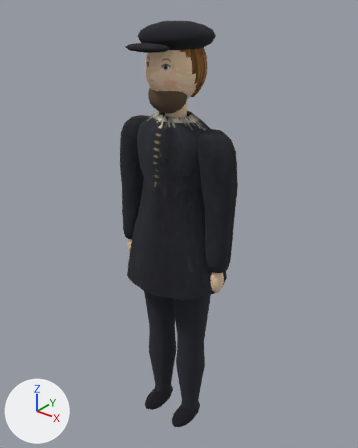
One commit to the glTF model turner/models/driver.glb: the scene before it, then after it.
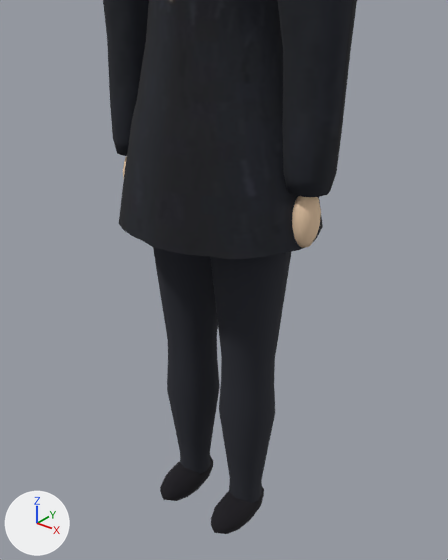
There are two pictures of each version: one whole from a camera (50 mm lens) standing at (1.028, -1.263, 1.694) and looking at (-0.015, 0.041, 0.885), one close up from a camera (50 mm lens) standing at (0.699, -0.854, 1.108) and looking at (0.065, -0.061, 0.617). Lighting does not change. The marker at lower left points along +X, +Y and +Z. The last two pictures show the newer version. Vertices at exactly the same position are counted once.

Objects in the first close-up: 'driver'.
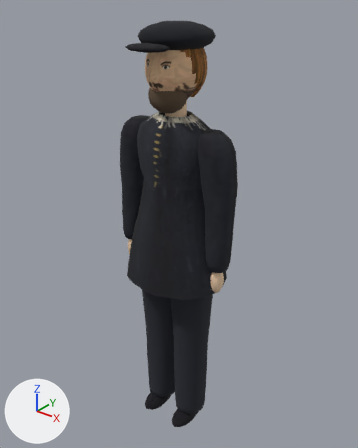
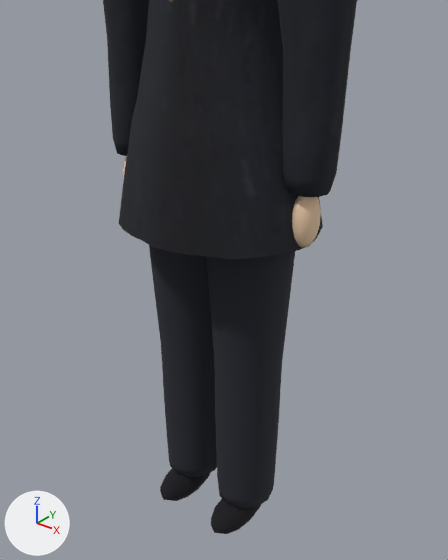
The change in detail:
Material 'trousers' (mat_trousers) is new.
Its base color is (0.0189, 0.021, 0.0303) (dark grey #252831).
Its roughness is 1.0.
me_driver is used by ob_driver; location (0.0, 0.0, 0.0).
me_driver had 3008 vertices, 5848 faces and spanned x -0.25..0.25, y -0.18..0.18, z 0.01..1.59.
me_driver now has 3228 vertices, 6280 faces and spans x -0.25..0.25, y -0.18..0.18, z 0.01..1.59.
me_driver part 1: a new loose piece of 110 vertices spanning x -0.01..0.16, y -0.09..0.09, z 0.07..0.78, in mat_trousers (dark grey #252831).
me_driver part 2: a new loose piece of 110 vertices spanning x -0.16..0.01, y -0.09..0.09, z 0.07..0.78, in mat_trousers (dark grey #252831).
me_driver gains material mat_trousers (dark grey #252831).

Location of each change, (x1, y1, x2, y2) in pixels of the close-ups (448 x 560 px):
part 1 of me_driver, added: after (207, 251, 295, 509)
part 2 of me_driver, added: after (149, 245, 217, 477)
